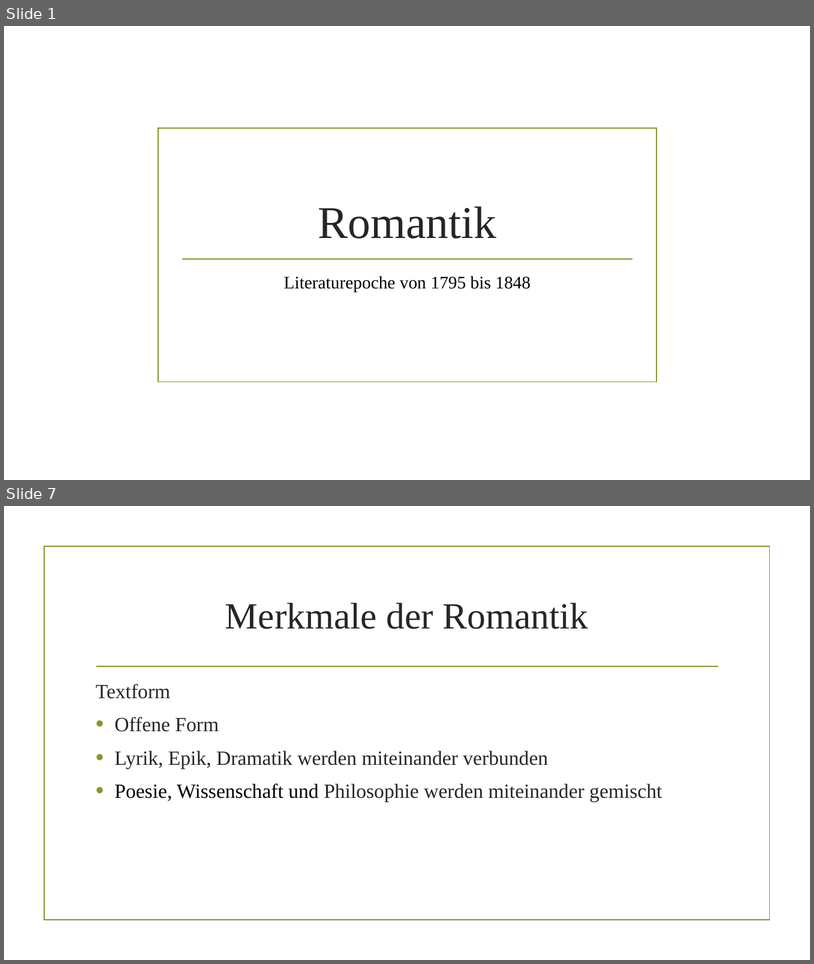
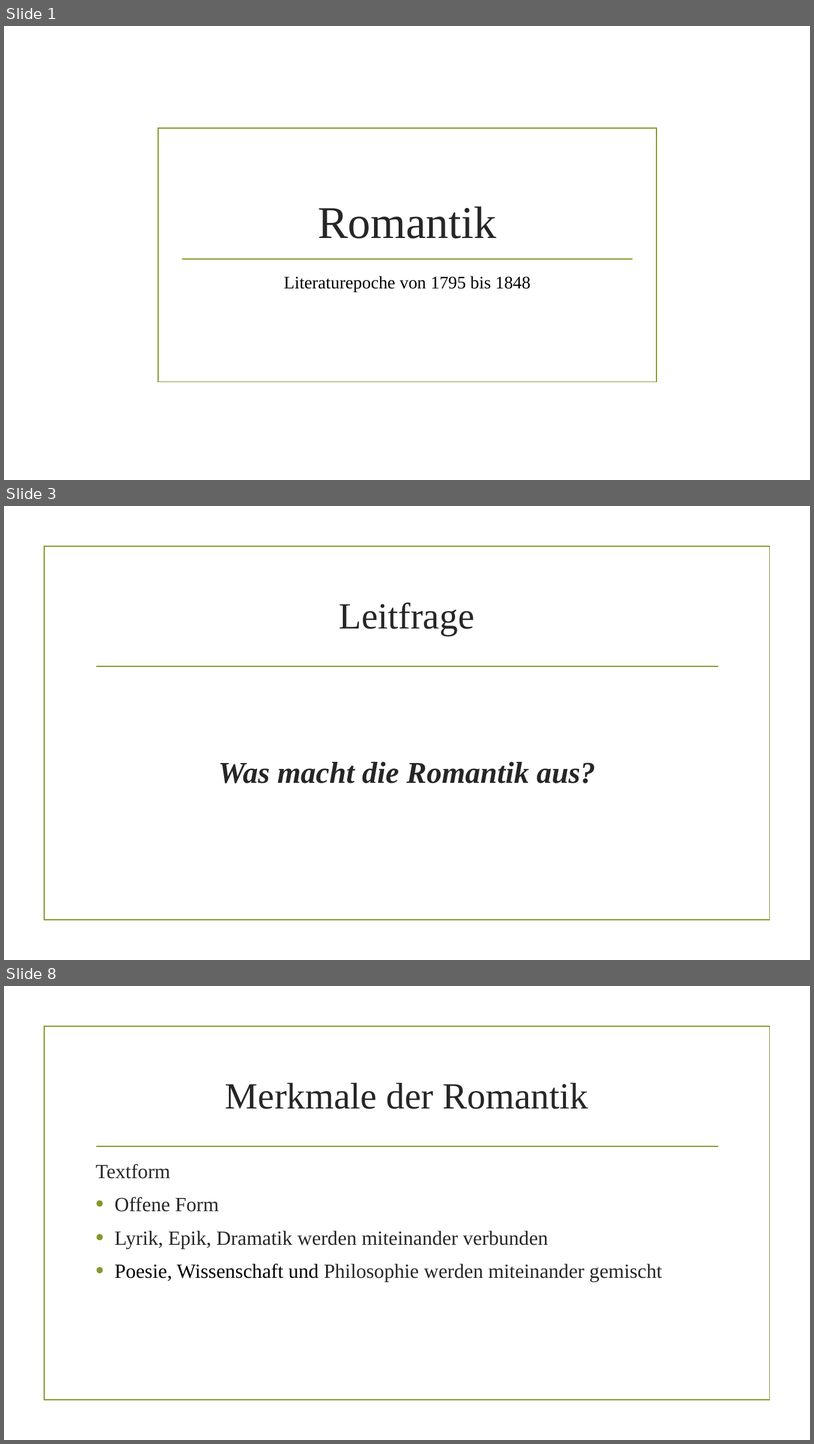
Before and after one commit to AkazeX/Schule, a slide deck: BM/Deutsch/Romantik/Romantik.pptx. Shown one above the other, each under a label of ours: slides 1 and 7 before the commit, slides 1, 3 and 8 after it; the slides between them are not shown. The pictures are 814x964 and 814x1444 pixels, drawn with LibreOffice and Linux fonts; fonts in the diff are those of the drawing; background and template pictures are left out. Boxes give left, top, right and bottom in pixels: in the first picture for what was removed or moved away, otherwise in the second. Text is boxed around its words. In the diff, an @@ line names an element or a change of style, - is before the commit and + after.

```diff
--- a/BM/Deutsch/Romantik/Romantik.pptx
+++ b/BM/Deutsch/Romantik/Romantik.pptx
@@ slide 3 added at (4,506,810,960), background picture (left out); not listed: 2 template elements that a slide beside it also shows @@
@@ title added at (339,602,474,636), 44 pt, text #262626 @@
+Leitfrage
@@ text added at (218,762,596,783), 36 pt, text #262626, bold, italic @@
+Was macht die Romantik aus?
@@ what was slide 7 is now slide 8 @@
```
Also in this commit, not shown: 7 slides changed, 1 other slide added, 1 slide removed, 3 other files.
